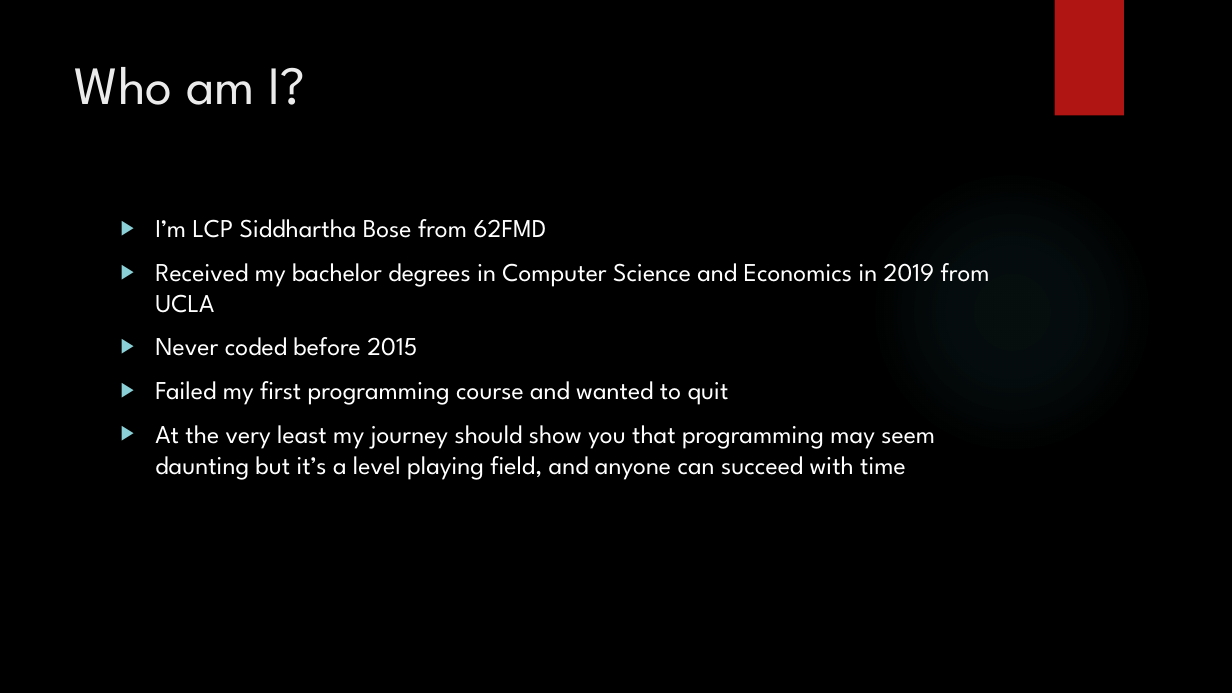
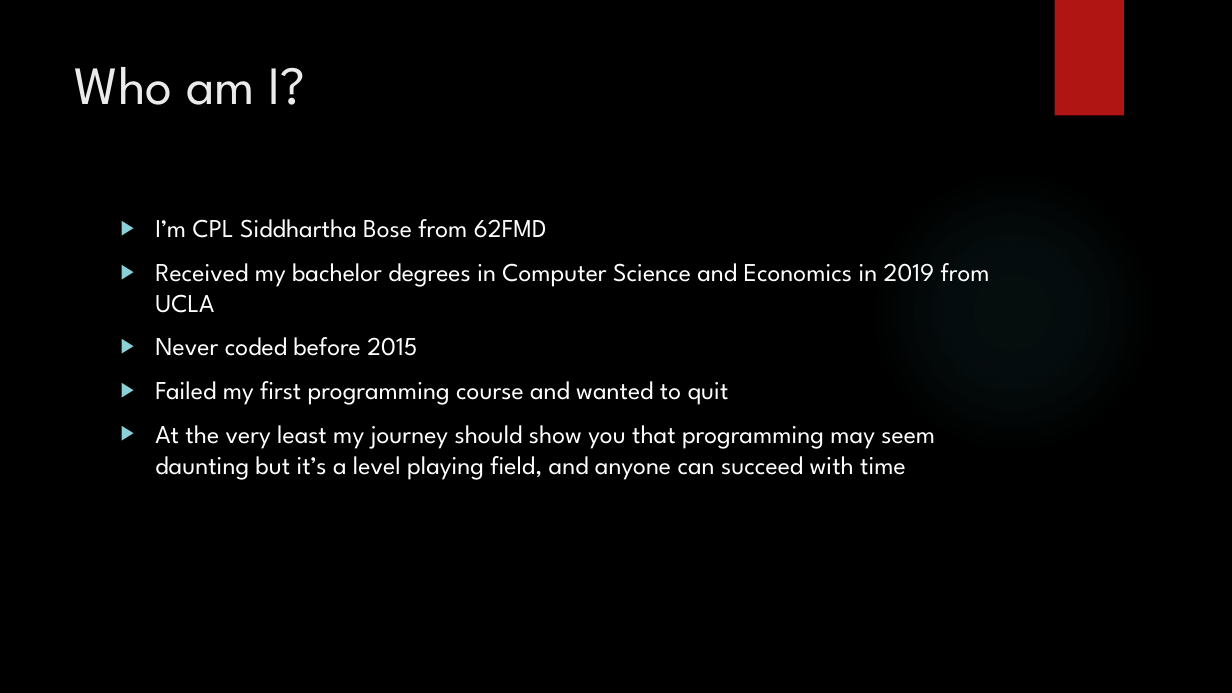
Before and after one commit to siddbose97/pythonWorkshop, a slide deck: slide 2 of pythonpresentation.pptx. Drawn at 1232x693 pixels with LibreOffice and Linux fonts; fonts in the diff are those of the drawing; background and template pictures are left out. Boxes give left, top, right and bottom in pixels: in the first picture for what was removed or moved away, otherwise in the second. Text is boxed around its words. In the diff, an @@ line names an element or a change of style, - is before the commit and + after.

```diff
--- a/pythonpresentation.pptx
+++ b/pythonpresentation.pptx
@@ text at bbox=[155, 219, 547, 238]: text changed @@
-▶ I’m LCP Siddhartha Bose from 62FMD
+▶ I’m CPL Siddhartha Bose from 62FMD
```
Also in this commit, not shown: 8 other slides changed, 3 other files.
